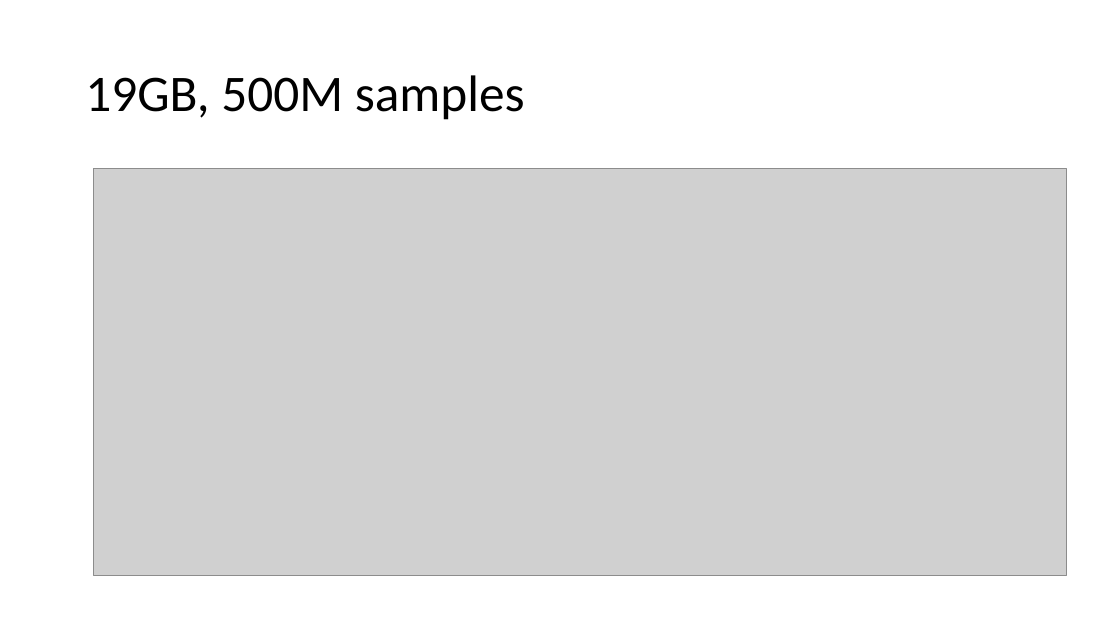
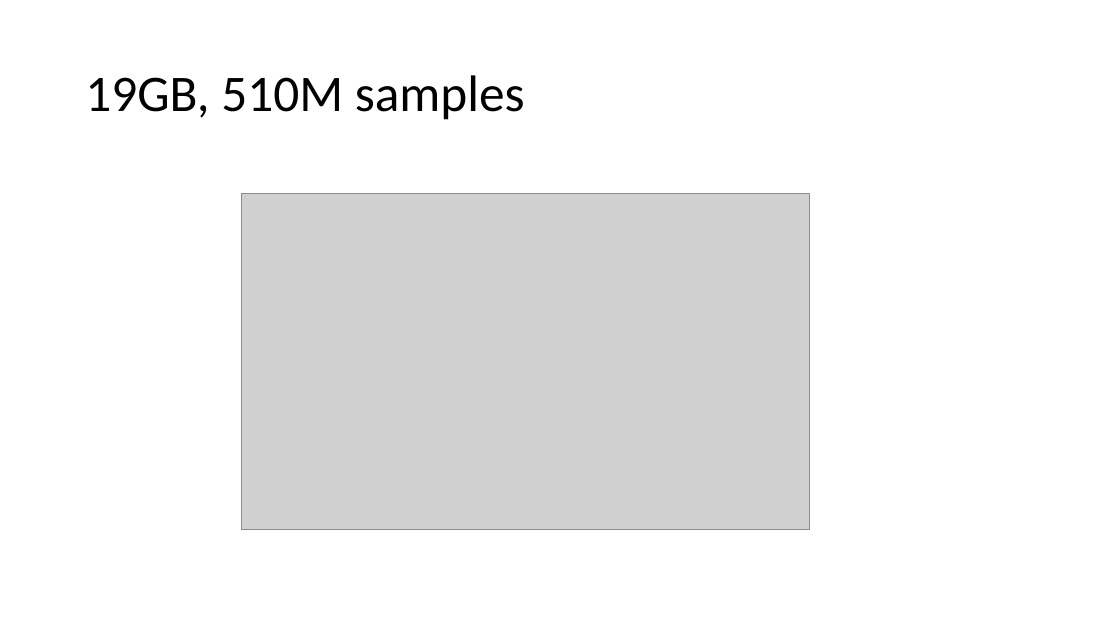
Before and after one commit to cwinsor/kaggle_plasticc, a slide deck: slide 17 of Kaggle_PLAsTiCC_and_B_Trotta_code_walk.pptx. Drawn at 1120x630 pixels with LibreOffice and Linux fonts; fonts in the diff are those of the drawing; grey boxes stand for pictures. Boxes give left, top, right and bottom in pixels: in the first picture for what was removed or moved away, otherwise in the second. Text is boxed around its words. In the diff, an @@ line names an element or a change of style, - is before the commit and + after.

```diff
--- a/Kaggle_PLAsTiCC_and_B_Trotta_code_walk.pptx
+++ b/Kaggle_PLAsTiCC_and_B_Trotta_code_walk.pptx
@@ title at [85, 75, 525, 120]: text changed @@
-19GB, 500M samples
+19GB, 510M samples
@@ picture removed at [93, 169, 1066, 576] @@
@@ picture added at [241, 193, 809, 529] @@
```
Also in this commit, not shown: 6 other slides changed, 6 slides added, 1 slide removed, 8 other files.
